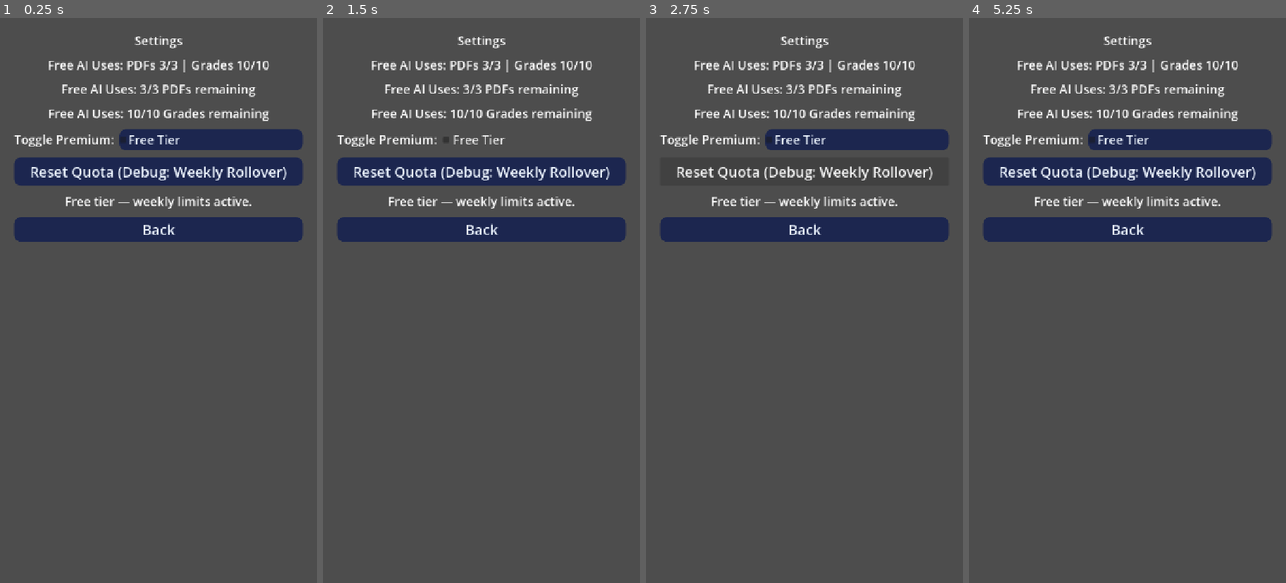
Above: before the commit, frames 1-4 (left to right).
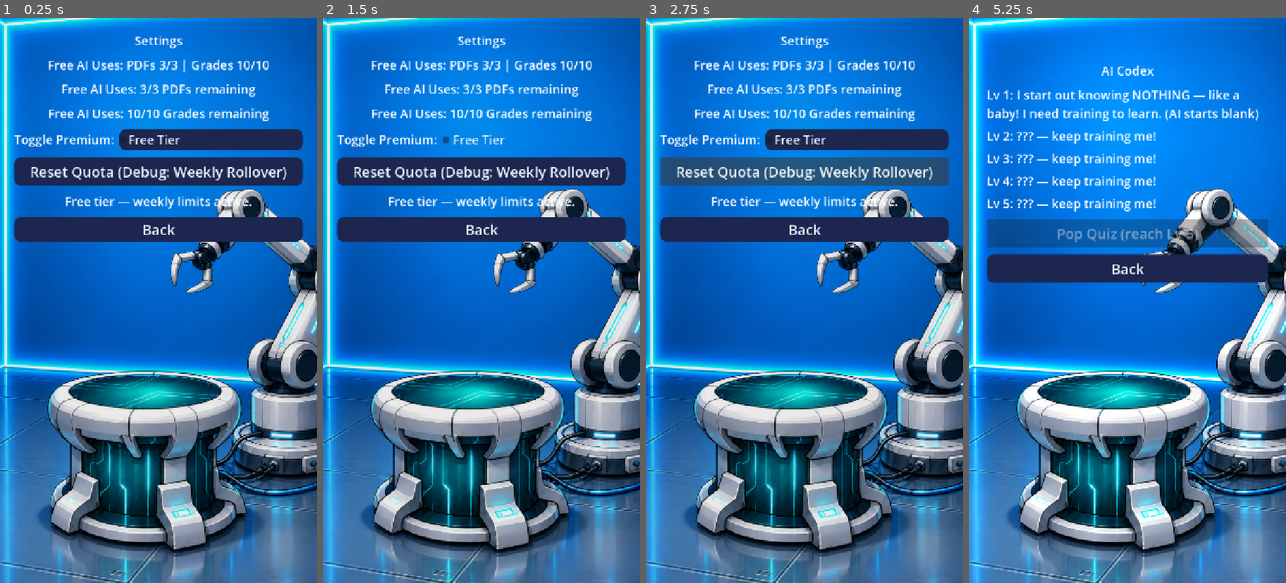
Above: after the commit, the same moments.

Repository: defzeke/Studymon
Game: Godot game, scene res://scenes/ui/settings.tscn
The game is run twice, just before and just after one commit, with the same random seed, the same clock (stepped at 60 frames per second) and the same inputs. This scene is started directly instead of the project's main scene.
Inputs (mouse positions are in pixels of both pictures, inside the frame that each line leads up to):
- Up to frame 1 (0.25 s): no input
- Up to frame 2 (1.5 s): click "Free Tier" at 0.5 s; click "Premium" at 1.25 s
- Up to frame 3 (2.75 s): click "Reset Quota (Debug: Weekly Ro…" at 2 s
- Up to frame 4 (5.25 s): click "Back" at 2.75 s; click (1038, 486) at 3.5 s, where only the run after the commit has a clickable "🍼 Feed"; click (1121, 486) at 4.25 s, where only the run after the commit has a clickable "🤗 Pet"; click (1241, 34) at 5 s, where only the run after the commit has a clickable "Codex"

The runs differ from the first frame. In frame 1, 88% of the frame differs, in the area x 0-100%, y 0-100%; in frame 2, 90%; in frame 3, 92%; in frame 4, 99%.
Error before the commit: Parse Error: Identifier "rig" not declared in the current scope. (res://scripts/companion/companion.gd:232)

Commit message:
fix: fix loading to main bug transition

Diff:
--- a/autoload/api.gd
+++ b/autoload/api.gd
@@ -37,10 +37,12 @@
 ## Canonical Phase 7 entry: grade a full question dict (carries expected answer + key_concepts).
 ## Quota-gated (Phase 10): free tier limits gradings per week.
 func grade_battle_question(q: Dictionary, answer: String) -> void:
-	if not MonetizationState.can_consume("grade"):
+	var _ms := get_node_or_null("/root/MonetizationState")
+	if _ms != null and not _ms.can_consume("grade"):
 		quota_exceeded.emit("grade")
 		return
-	MonetizationState.consume("grade")
+	if _ms != null:
+		_ms.consume("grade")
 	if MOCK:
 		_execute_mock_grade(q, answer)
 		return
@@ -94,10 +96,12 @@
 
 # Phase 10: quota-gated mock upload. Emits quota_exceeded("pdf") on limit.
 func mock_upload_pdf(topic_name: String, source_text: String = "") -> void:
-	if not MonetizationState.can_consume("pdf"):
+	var _ms := get_node_or_null("/root/MonetizationState")
+	if _ms != null and not _ms.can_consume("pdf"):
 		quota_exceeded.emit("pdf")
 		return
-	MonetizationState.consume("pdf")
+	if _ms != null:
+		_ms.consume("pdf")
 	_execute_mock_upload(topic_name, source_text)
 
 # Internal helper: executes mock extraction without quota check (called after gate).
--- a/scenes/review_session/categorizer.tscn
+++ b/scenes/review_session/categorizer.tscn
@@ -1,7 +1,7 @@
 [gd_scene load_steps=3 format=3]
 
 [ext_resource type="Script" path="res://scripts/review_session/categorizer.gd" id="1"]
-[ext_resource type="Texture2D" path="res://assets/sprites/room_bg.png" id="2"]
+[ext_resource type="Texture2D" path="res://assets/sprites/rooms/main.svg" id="2"]
 
 [node name="Categorizer" type="Control"]
 layout_mode = 3
--- a/scenes/ui/codex.tscn
+++ b/scenes/ui/codex.tscn
@@ -1,7 +1,7 @@
 [gd_scene format=3]
 
 [ext_resource type="Script" path="res://scripts/ui/codex.gd" id="1"]
-[ext_resource type="Texture2D" path="res://assets/sprites/room_bg.png" id="2_bg"]
+[ext_resource type="Texture2D" path="res://assets/sprites/rooms/main.svg" id="2_bg"]
 
 [node name="Codex" type="Control"]
 anchors_preset = 15
--- a/scenes/ui/main.tscn
+++ b/scenes/ui/main.tscn
@@ -4,7 +4,8 @@
 [ext_resource type="Script" uid="uid://d2prasu04nenr" path="res://scripts/companion/companion.gd" id="2_02nsg"]
 [ext_resource type="PackedScene" path="res://ui/hud_strip.tscn" id="3_hud"]
 [ext_resource type="PackedScene" path="res://ui/pomodoro.tscn" id="5_pom"]
-[ext_resource type="Texture2D" path="res://assets/sprites/room_bg.png" id="4_bg"]
+[ext_resource type="Texture2D" path="res://assets/sprites/rooms/main.svg" id="4_bg"]
+[ext_resource type="PackedScene" path="res://scenes/companion/companion_rig.tscn" id="4_rig"]
 
 [sub_resource type="StyleBoxFlat" id="stat_bg"]
 bg_color = Color(0.043, 0.075, 0.169, 1)
@@ -33,8 +34,6 @@
 corner_radius_top_right = 9
 corner_radius_bottom_right = 9
 corner_radius_bottom_left = 9
-[ext_resource type="Texture2D" path="res://assets/sprites/rooms/main.svg" id="3_room"]
-[ext_resource type="PackedScene" path="res://scenes/companion/companion_rig.tscn" id="4_rig"]
 
 [node name="Main" type="Control" unique_id=727120266]
 layout_mode = 3
@@ -62,7 +61,6 @@
 color = Color(0.142, 0.534, 0.789, 1)
 
 [node name="Background" type="TextureRect" parent="Room" unique_id=488028304]
-texture = ExtResource("3_room")
 layout_mode = 0
 anchor_right = 1.0
 anchor_bottom = 1.0
--- a/scenes/ui/settings.tscn
+++ b/scenes/ui/settings.tscn
@@ -1,7 +1,7 @@
 [gd_scene format=3]
 
 [ext_resource type="Script" path="res://scripts/ui/settings.gd" id="1"]
-[ext_resource type="Texture2D" path="res://assets/sprites/room_bg.png" id="2"]
+[ext_resource type="Texture2D" path="res://assets/sprites/rooms/main.svg" id="2"]
 
 [node name="Settings" type="Control"]
 layout_mode = 3
--- a/scripts/autoload/save_manager.gd
+++ b/scripts/autoload/save_manager.gd
@@ -10,7 +10,9 @@
 	data["active_region_id"] = GameState.active_region_id
 	data["large_text_enabled"] = GameState.large_text_enabled
 	data["session"] = SessionManager.to_dict()
-	data["monetization"] = MonetizationState.to_dict()
+	var _ms := get_node_or_null("/root/MonetizationState")
+	if _ms != null:
+		data["monetization"] = _ms.to_dict()
 	var f := FileAccess.open(SAVE_PATH, FileAccess.WRITE)
 	if f == null:
 		push_error("SaveManager: cannot write " + SAVE_PATH)
@@ -38,7 +40,9 @@
 		GameState._apply_theme_font_size()
 	SessionManager.from_dict(parsed.get("session", {}))
 	if parsed.has("monetization"):
-		MonetizationState.from_dict(parsed["monetization"] as Dictionary)
+		var _ms := get_node_or_null("/root/MonetizationState")
+		if _ms != null:
+			_ms.from_dict(parsed["monetization"] as Dictionary)
 	return true
 
 func reset_save() -> void:
--- a/scripts/battle/battle.gd
+++ b/scripts/battle/battle.gd
@@ -93,19 +93,24 @@
 	Api.job_status.connect(_on_job_status)
 	# Phase 10: quota display + paywall
 	_update_quota_label()
-	if has_node("/root/MonetizationState"):
-		MonetizationState.quota_changed.connect(_update_quota_label)
-		MonetizationState.premium_changed.connect(_on_premium_changed)
+	var _ms := get_node_or_null("/root/MonetizationState")
+	if _ms != null:
+		_ms.quota_changed.connect(_update_quota_label)
+		_ms.premium_changed.connect(_on_premium_changed)
 	Api.quota_exceeded.connect(_on_quota_exceeded)
 
 func _update_quota_label() -> void:
 	if quota_label == null:
 		return
-	if MonetizationState.is_premium:
+	var _ms := get_node_or_null("/root/MonetizationState")
+	# ponytail: null-guard lets arena run standalone without autoloads
+	if _ms == null:
+		return
+	if _ms.is_premium:
 		quota_label.text = "Premium: Unlimited"
 	else:
-		var rem: int = MonetizationState.get_remaining("grade")
-		quota_label.text = "Free AI Uses: %d/%d" % [rem, MonetizationState.FREE_GRADE_LIMIT]
+		var rem: int = _ms.get_remaining("grade")
+		quota_label.text = "Free AI Uses: %d/%d" % [rem, _ms.FREE_GRADE_LIMIT]
 
 func _on_premium_changed(_is_premium: bool) -> void:
 	_update_quota_label()
--- a/scripts/companion/companion.gd
+++ b/scripts/companion/companion.gd
@@ -4,7 +4,8 @@
 ## Phase 9: CPUParticles2D burst on level-up + font-scale hook + data-driven insights.
 ## Phase 10: Settings navigation (Toggle Premium / Reset Quota lives in settings.tscn).
 
-@onready var bot_sprite: TextureRect = $BotSprite
+@onready var bot_sprite: TextureRect = get_node_or_null("BotSprite") as TextureRect
+@onready var rig: Node2D = get_node_or_null("CompanionRig") as Node2D
 @onready var level_label: Label = $HudStrip/StatusRow/LevelLabel
 @onready var xp_bar: ProgressBar = $HudStrip/XPRow/XPBar
 @onready var energy_bar: ProgressBar = $Stats/EnergyRow/EnergyBar
@@ -22,6 +23,9 @@
 
 func _ready() -> void:
 	SaveManager.load_game()
+	# ponytail: companion stays hidden for now (scene already visible=false; enforce here too)
+	if rig != null:
+		rig.visible = false
 	_load_bot_textures()
 	_ensure_levelup_particles()
 	CompanionState.stats_changed.connect(_refresh_stats)
@@ -73,6 +77,8 @@
 
 # --- Phase 9: level-up particle burst (CPUParticles2D) ---
 func _ensure_levelup_particles() -> void:
+	if rig != null and not rig.visible:
+		return
 	if _levelup_particles and is_instance_valid(_levelup_particles):
 		return
 	_levelup_particles = CPUParticles2D.new()
@@ -100,6 +106,8 @@
 		_levelup_particles.position = Vector2(360, 540)
 
 func _burst_levelup() -> void:
+	if rig != null and not rig.visible:
+		return
 	_ensure_levelup_particles()
 	if bot_sprite:
 		_levelup_particles.position = bot_sprite.position + bot_sprite.size * 0.5 + Vector2(0, -10)
@@ -207,10 +215,19 @@
 	mood_bar.value = CompanionState.mood
 
 func _show_level(lv: int) -> void:
+	# ponytail: skeletal rig has no level textures; no-op while hidden
+	if rig != null and not rig.visible:
+		return
+	if bot_sprite == null:
+		return
 	if lv >= 1 and lv <= bot_textures.size():
 		bot_sprite.texture = bot_textures[lv - 1]
 
 func _pop_bot() -> void:
+	if rig != null and not rig.visible:
+		return
+	if bot_sprite == null:
+		return
 	if _tick_tween and _tick_tween.is_valid():
 		_tick_tween.kill()
 	bot_sprite.pivot_offset = bot_sprite.size / 2.0
@@ -219,6 +236,10 @@
 	_tick_tween.tween_property(bot_sprite, "scale", Vector2.ONE, 0.12)
 
 func _pop_bot_big() -> void:
+	if rig != null and not rig.visible:
+		return
+	if bot_sprite == null:
+		return
 	if _tick_tween and _tick_tween.is_valid():
 		_tick_tween.kill()
 	bot_sprite.pivot_offset = bot_sprite.size / 2.0
@@ -229,7 +250,10 @@
 func _show_xp_tick(text: String) -> void:
 	xp_tick.text = text
 	xp_tick.modulate.a = 1.0
-	xp_tick.position = rig.position + Vector2(150, -160)
+	if rig != null:
+		xp_tick.position = rig.position + Vector2(150, -160)
+	else:
+		xp_tick.position = Vector2(400, 470)
 	var t := create_tween()
 	t.set_parallel(true)
 	t.tween_property(xp_tick, "position:y", xp_tick.position.y - 40.0, 0.6)
--- a/scripts/review_session/categorizer.gd
+++ b/scripts/review_session/categorizer.gd
@@ -40,9 +40,10 @@
 	SessionManager.region_generated.connect(_on_region_generated)
 	# Phase 10: quota UI + paywall
 	_update_quota_label()
-	if has_node("/root/MonetizationState"):
-		MonetizationState.quota_changed.connect(_update_quota_label)
-		MonetizationState.premium_changed.connect(_on_premium_changed)
+	var _ms0 := get_node_or_null("/root/MonetizationState")
+	if _ms0 != null:
+		_ms0.quota_changed.connect(_update_quota_label)
+		_ms0.premium_changed.connect(_on_premium_changed)
 	Api.quota_exceeded.connect(_on_quota_exceeded)
 	loading_bar.visible = false
 	_update_sanity()
@@ -55,12 +56,16 @@
 func _update_quota_label() -> void:
 	if quota_label == null:
 		return
-	if MonetizationState.is_premium:
+	var _ms := get_node_or_null("/root/MonetizationState")
+	# ponytail: null-guard lets scene run standalone without autoloads
+	if _ms == null:
+		return
+	if _ms.is_premium:
 		quota_label.text = "Premium: Unlimited"
 	else:
-		var pdf_rem: int = MonetizationState.get_remaining("pdf")
-		var grade_rem: int = MonetizationState.get_remaining("grade")
-		quota_label.text = "Free AI Uses: PDFs %d/%d | Grades %d/%d" % [pdf_rem, MonetizationState.FREE_PDF_LIMIT, grade_rem, MonetizationState.FREE_GRADE_LIMIT]
+		var pdf_rem: int = _ms.get_remaining("pdf")
+		var grade_rem: int = _ms.get_remaining("grade")
+		quota_label.text = "Free AI Uses: PDFs %d/%d | Grades %d/%d" % [pdf_rem, _ms.FREE_PDF_LIMIT, grade_rem, _ms.FREE_GRADE_LIMIT]
 
 func _on_premium_changed(_is_premium: bool) -> void:
 	_update_quota_label()
--- a/scripts/ui/loading.gd
+++ b/scripts/ui/loading.gd
@@ -94,7 +94,10 @@
 	_done = true
 	if is_instance_valid(_tip_timer):
 		_tip_timer.stop()
-	if FileAccess.file_exists("user://studymon_save.json"):
-		get_tree().change_scene_to_file("res://scenes/ui/main.tscn")
-	else:
-		get_tree().change_scene_to_file("res://scenes/companion/meet_companion.tscn")
+	var target := "res://scenes/ui/main.tscn"
+	if not FileAccess.file_exists("user://studymon_save.json"):
+		target = "res://scenes/companion/meet_companion.tscn"
+	if not ResourceLoader.exists(target):
+		tip_label.text = "Couldn't load next scene: missing " + target
+		return
+	get_tree().change_scene_to_file(target)
--- a/scripts/ui/settings.gd
+++ b/scripts/ui/settings.gd
@@ -16,13 +16,19 @@
 	premium_check.toggled.connect(_on_premium_toggled)
 	reset_btn.pressed.connect(_on_reset_pressed)
 	back_btn.pressed.connect(_on_back)
-	MonetizationState.quota_changed.connect(_refresh)
-	MonetizationState.premium_changed.connect(_on_premium_changed)
+	var _ms := get_node_or_null("/root/MonetizationState")
+	if _ms != null:
+		_ms.quota_changed.connect(_refresh)
+		_ms.premium_changed.connect(_on_premium_changed)
 	_refresh()
 
 func _refresh() -> void:
+	var _ms := get_node_or_null("/root/MonetizationState")
+	# ponytail: null-guard lets scene run standalone without autoloads
+	if _ms == null:
+		return
 	# Prevent signal loop when setting checked state
-	var is_p := MonetizationState.is_premium
+	var is_p: bool = _ms.is_premium
 	if premium_check.button_pressed != is_p:
 		premium_check.set_pressed_no_signal(is_p)
 	if is_p:
@@ -30,11 +36,11 @@
 		pdf_label.text = "PDFs: Unlimited (Premium)"
 		grade_label.text = "Grades: Unlimited (Premium)"
 	else:
-		var pdf_rem: int = MonetizationState.get_remaining("pdf")
-		var grade_rem: int = MonetizationState.get_remaining("grade")
-		quota_label.text = "Free AI Uses: PDFs %d/%d | Grades %d/%d" % [pdf_rem, MonetizationState.FREE_PDF_LIMIT, grade_rem, MonetizationState.FREE_GRADE_LIMIT]
-		pdf_label.text = "Free AI Uses: %d/%d PDFs remaining" % [pdf_rem, MonetizationState.FREE_PDF_LIMIT]
-		grade_label.text = "Free AI Uses: %d/%d Grades remaining" % [grade_rem, MonetizationState.FREE_GRADE_LIMIT]
+		var pdf_rem: int = _ms.get_remaining("pdf")
+		var grade_rem: int = _ms.get_remaining("grade")
+		quota_label.text = "Free AI Uses: PDFs %d/%d | Grades %d/%d" % [pdf_rem, _ms.FREE_PDF_LIMIT, grade_rem, _ms.FREE_GRADE_LIMIT]
+		pdf_label.text = "Free AI Uses: %d/%d PDFs remaining" % [pdf_rem, _ms.FREE_PDF_LIMIT]
+		grade_label.text = "Free AI Uses: %d/%d Grades remaining" % [grade_rem, _ms.FREE_GRADE_LIMIT]
 	premium_check.text = "Premium" if is_p else "Free Tier"
 	status_label.text = "Premium enabled — no limits." if is_p else "Free tier — weekly limits active."
 
@@ -43,11 +49,17 @@
 	SaveManager.save_game()
 
 func _on_premium_toggled(toggled_on: bool) -> void:
-	MonetizationState.set_premium(toggled_on)
+	var _ms := get_node_or_null("/root/MonetizationState")
+	if _ms == null:
+		return
+	_ms.set_premium(toggled_on)
 	SaveManager.save_game()
 
 func _on_reset_pressed() -> void:
-	MonetizationState.reset_quota()
+	var _ms := get_node_or_null("/root/MonetizationState")
+	if _ms == null:
+		return
+	_ms.reset_quota()
 	SaveManager.save_game()
 	status_label.text = "Quota reset — weekly rollover simulated."
 	_refresh()
